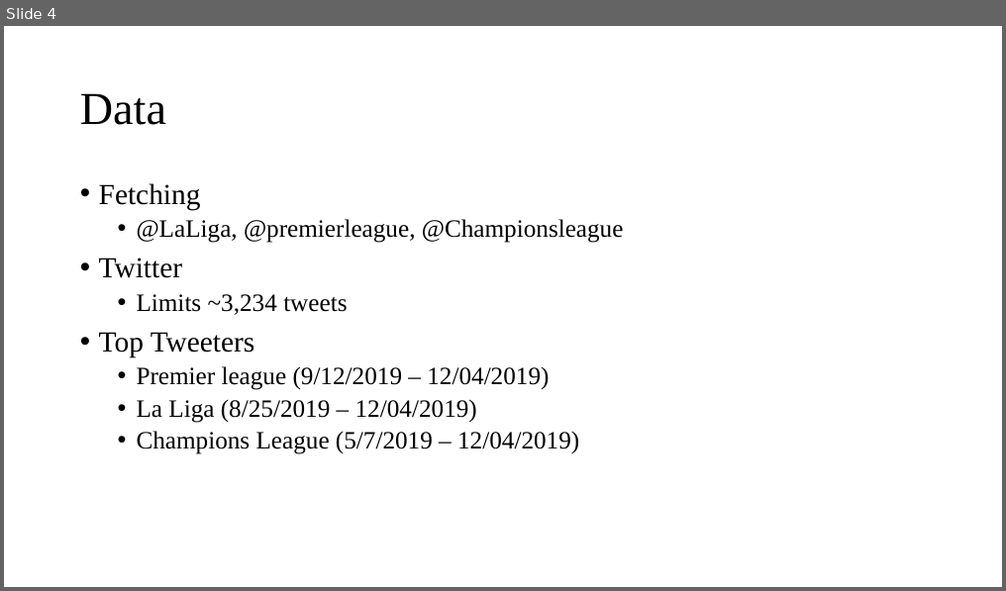
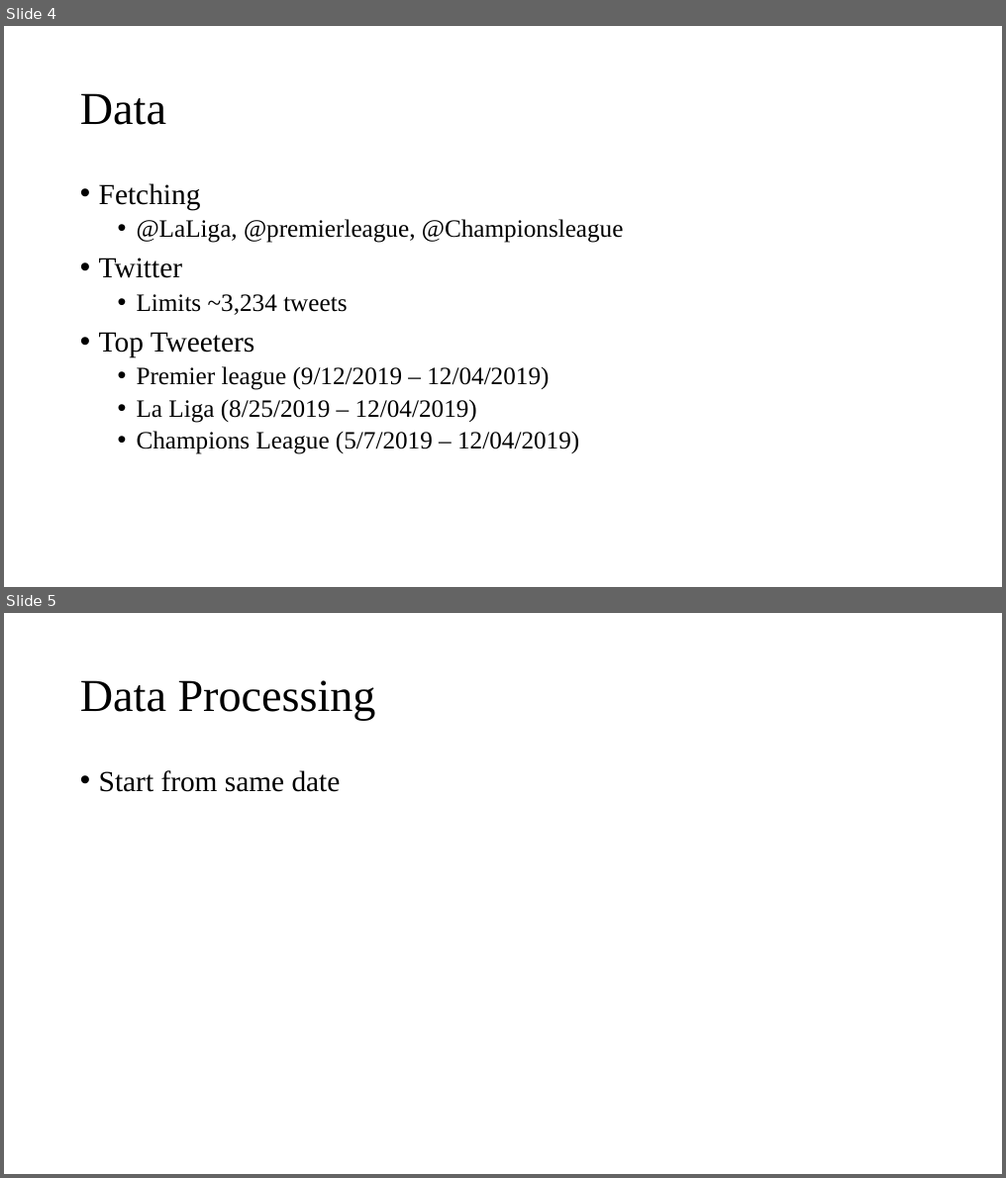
Before and after one commit to Adsanvar/CSI5810, a slide deck: Textmining/resentation.pptx. Shown one above the other, each under a label of ours: slide 4 before the commit, slides 4 and 5 after it. The pictures are 1006x591 and 1006x1178 pixels, drawn with LibreOffice and Linux fonts; fonts in the diff are those of the drawing. Boxes give left, top, right and bottom in pixels: in the first picture for what was removed or moved away, otherwise in the second. Text is boxed around its words. In the diff, an @@ line names an element or a change of style, - is before the commit and + after.

Commit message:
changes

```diff
--- a/Textmining/resentation.pptx
+++ b/Textmining/resentation.pptx
@@ slide 5 added at box(4, 613, 1002, 1174), background #FFFFFF @@
@@ title added at box(80, 680, 376, 721), 44 pt, text #000000 @@
+Data Processing
@@ text added at box(99, 770, 341, 792), 28 pt, text #000000 @@
+• Start from same date
```
Also in this commit, not shown: 1 slide removed.
